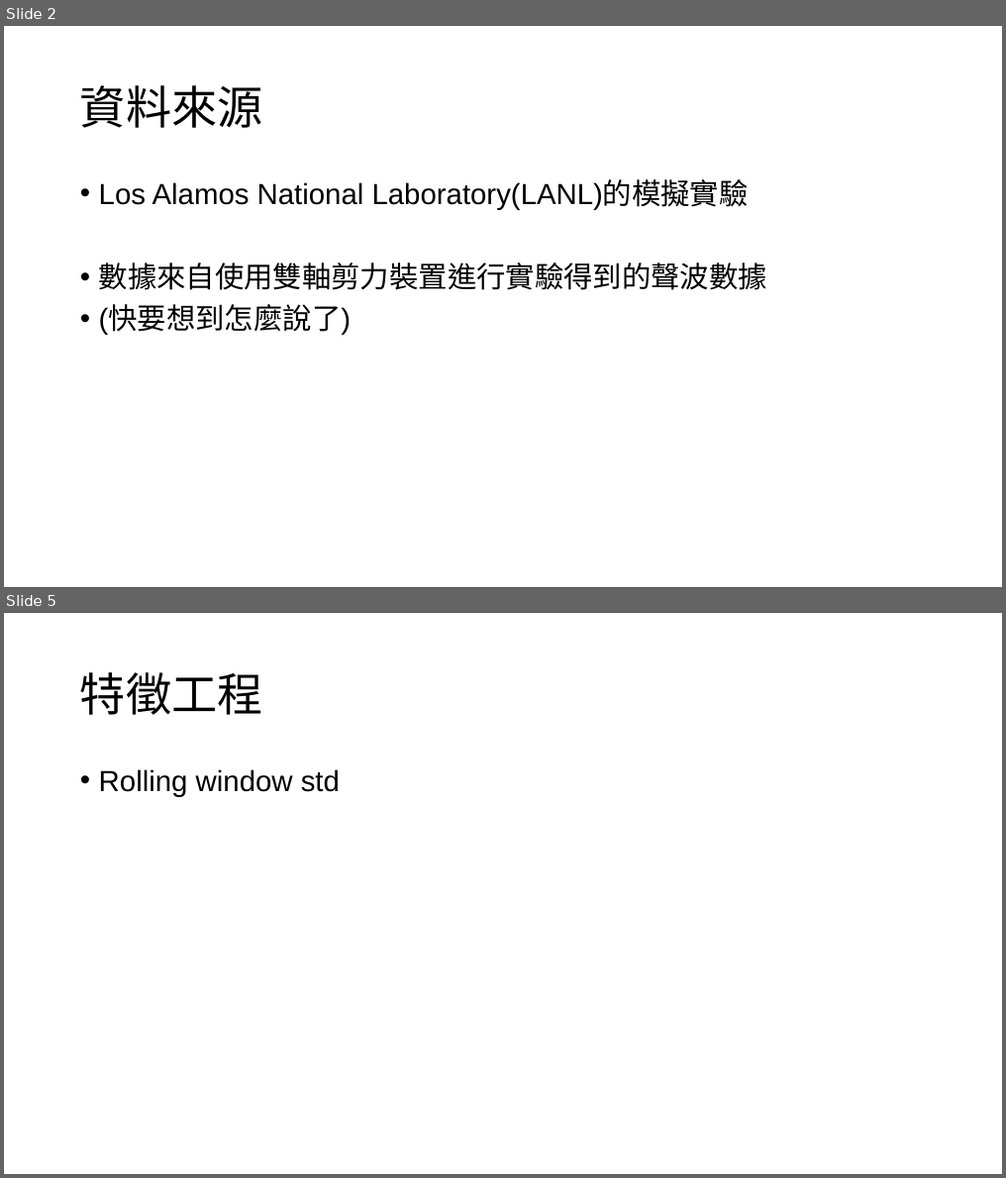
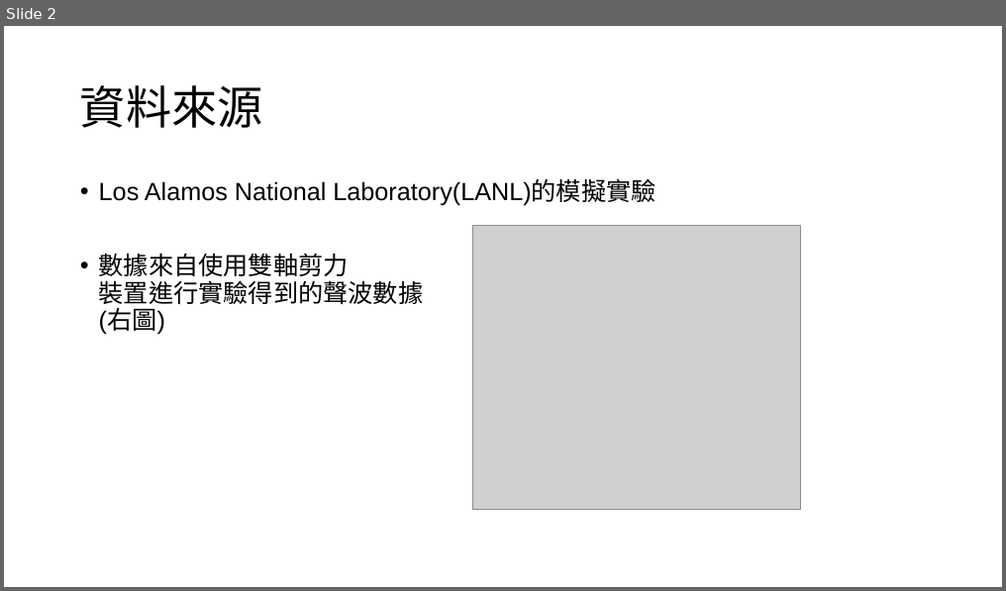
Before and after one commit to ept106354026/LANL-Earthquake-Prediction, a slide deck: 地震預測分析說明.pptx. Shown one above the other, each under a label of ours: slides 2 and 5 before the commit, slide 2 after it; the slides between them are not shown. The pictures are 1006x1178 and 1006x591 pixels, drawn with LibreOffice and Linux fonts; fonts in the diff are those of the drawing; grey boxes stand for pictures. Boxes give left, top, right and bottom in pixels: in the first picture for what was removed or moved away, otherwise in the second. Text is boxed around its words. In the diff, an @@ line names an element or a change of style, - is before the commit and + after.

```diff
--- a/地震預測分析說明.pptx
+++ b/地震預測分析說明.pptx
@@ slide 5 removed at (4,613,1002,1174), background #FFFFFF @@
@@ title removed at (80,672,263,715) @@
-特徵工程
@@ text removed at (99,769,340,797) @@
-• Rolling window std
@@ slide 2 changed as well @@
@@ text at (99,180,655,206): size 28 to 24 pt in "Los Alamos National Laboratory(LANL)的模擬實驗" @@
@@ picture added at (472,225,801,509) @@
@@ text at (99,253,424,335): text changed; size 28 to 24 pt @@
-• 數據來自使用雙軸剪力裝置進行實驗得到的聲波數據
-• (快要想到怎麼說了)
+• 數據來自使用雙軸剪力
+  裝置進行實驗得到的聲波數據
+  (右圖)
```
Also in this commit, not shown: 3 other slides changed, 6 slides added.
